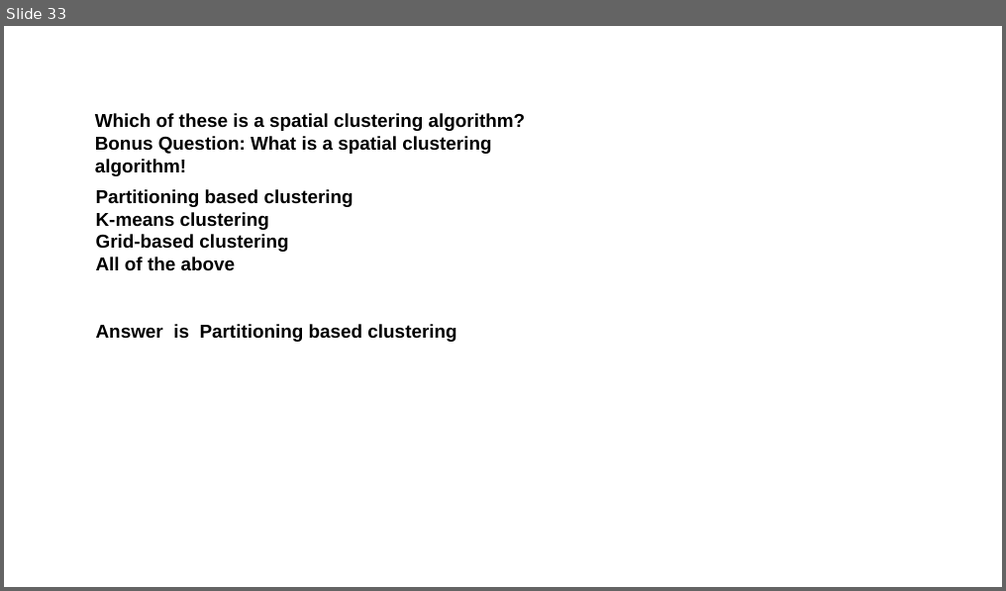
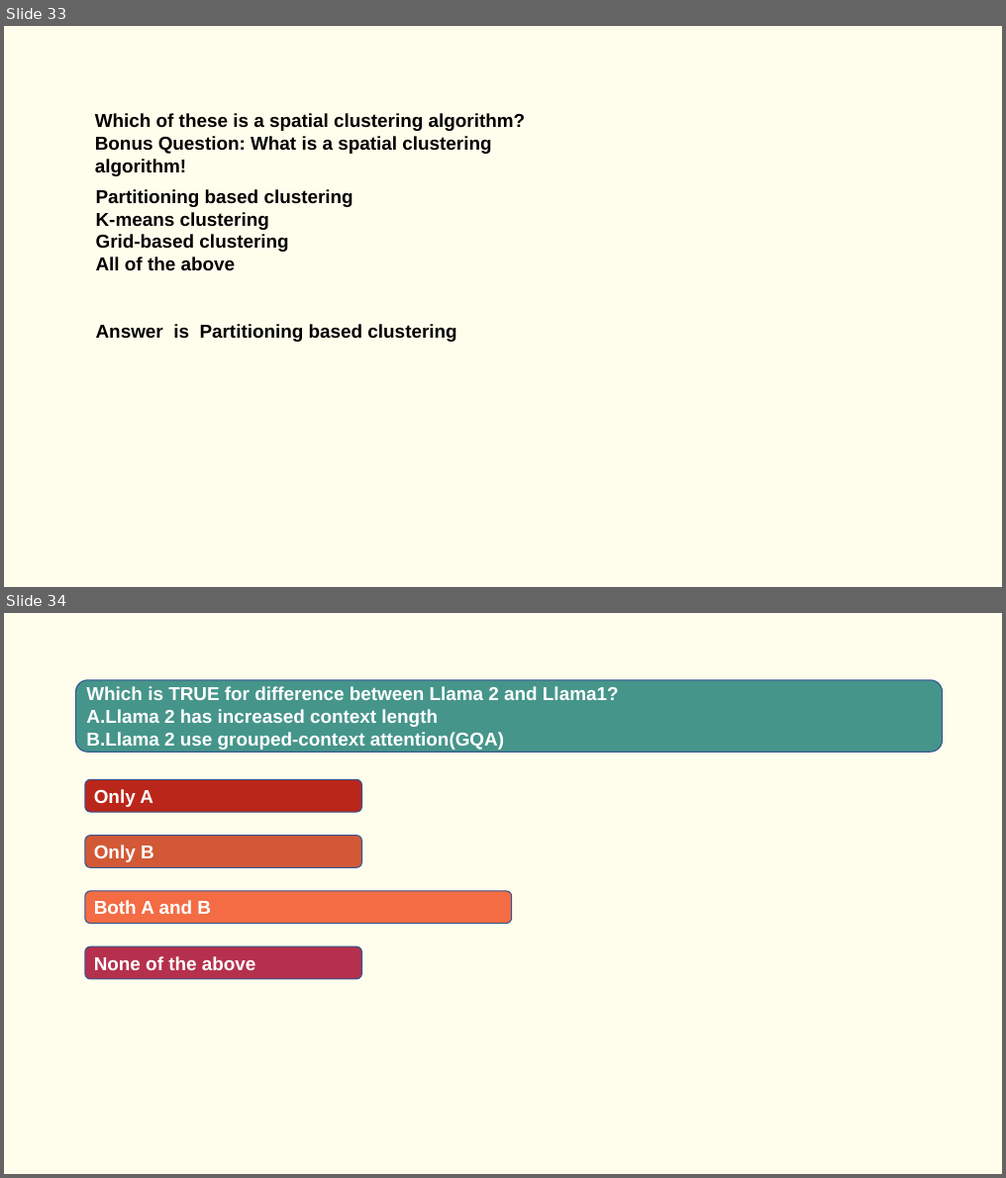
Before and after one commit to Saira55/Machine-Learning-Multiple-Choice-Questions, a slide deck: Machine Learning Quiz Question.pptx. Shown one above the other, each under a label of ours: slide 33 before the commit, slides 33 and 34 after it. The pictures are 1006x591 and 1006x1178 pixels, drawn with LibreOffice and Linux fonts; fonts in the diff are those of the drawing. Boxes give left, top, right and bottom in pixels: in the first picture for what was removed or moved away, otherwise in the second. Text is boxed around its words. In the diff, an @@ line names an element or a change of style, - is before the commit and + after.

```diff
--- a/Machine Learning Quiz Question.pptx
+++ b/Machine Learning Quiz Question.pptx
@@ slide 34 added at (x1=4, y1=613, x2=1002, y2=1174), background #FFFEED @@
@@ rounded rectangle added at (x1=76, y1=680, x2=943, y2=753), fill #45958A, outline #325491 1 pt, 18 pt, text #FFFFFF, bold @@
+Which is TRUE for difference between Llama 2 and Llama1?
+A.Llama 2 has increased context length
+B.Llama 2 use grouped-context attention(GQA)
@@ rounded rectangle added at (x1=85, y1=780, x2=361, y2=812), fill #BB261A, outline #325491 1 pt, 18 pt, text #FFFFFF, bold @@
+Only A
@@ rounded rectangle added at (x1=85, y1=836, x2=361, y2=867), fill #D35936, outline #325491 1 pt, 18 pt, text #FFFFFF, bold @@
+Only B
@@ rounded rectangle added at (x1=85, y1=891, x2=512, y2=924), fill #F36C44, outline #325491 1 pt, 18 pt, text #FFFFFF, bold @@
+Both A and B
@@ rounded rectangle added at (x1=85, y1=947, x2=361, y2=979), fill #B5304C, outline #325491 1 pt, 18 pt, text #FFFFFF, bold @@
+None of the above
@@ slide 33 changed as well @@
@@ background #FFFFFF to #FFFEED @@
```
Also in this commit, not shown: 32 other slides changed, 4 other slides added, 5 slides removed.
